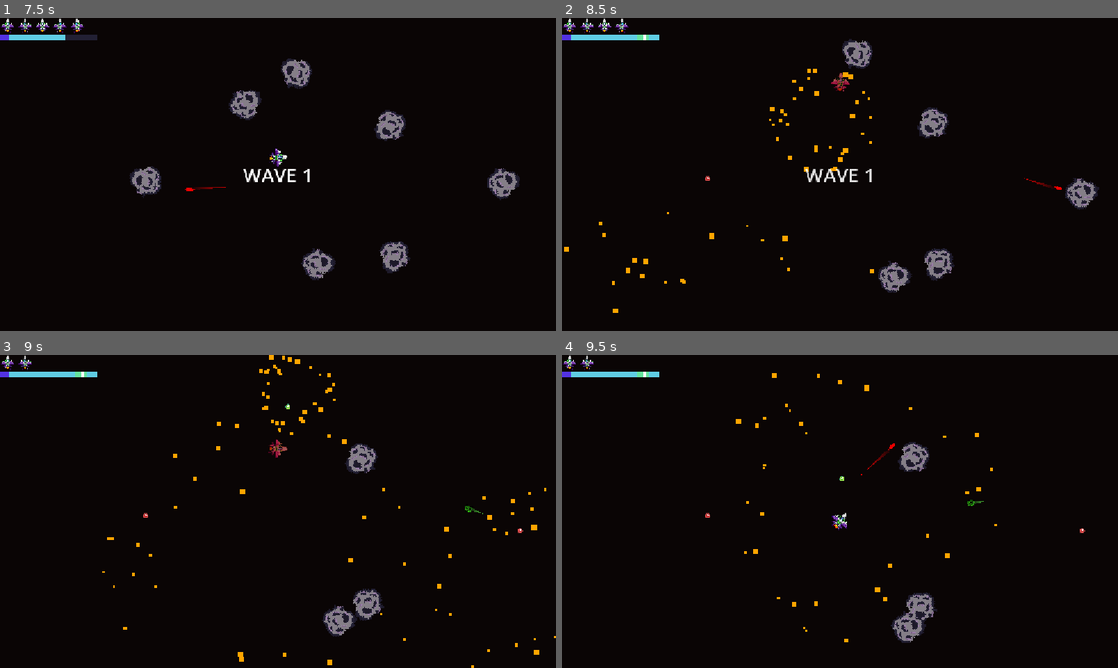
Above: before the commit, frames 1-4 (two rows, left to right).
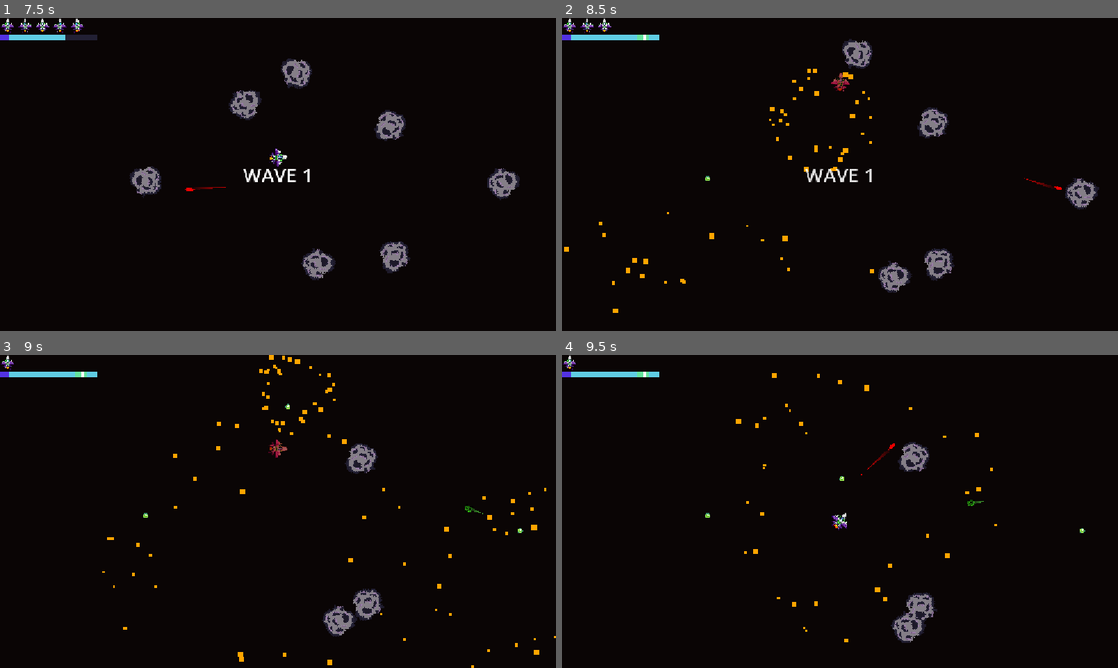
Above: after the commit, the same moments.

Repository: mvfflin/jet-shooter
Game: Godot game, scene res://scenes/opening_scene.tscn
Two runs of this game, one before a commit and one after it. Both use one fixed random seed, a clock stepped at 60 frames per second and the inputs below. Sound files missing from this copy of the repository are replaced by a short silence.
Inputs (mouse positions are in pixels of both pictures, inside the frame that each line leads up to):
- Up to frame 1 (7.5 s): tap Enter (ui_accept) at 0.5, 0.77, 1.25, 2, 4.52, 5 s; move the mouse to (400, 158) at 0.52 s; hold D (right) 0.53-1.25 s; click (400, 158) at 0.6 s; drag from (166, 190) to (250, 237) at 1.27 s; move the mouse to (333, 105) at 2.02 s; hold D (right) 2.03-2.75 s; click (333, 105) at 2.1 s; click "PLAY" at 2.75 s; drag from (250, 237) to (111, 127) at 3.52 s; move the mouse to (444, 221) at 4.27 s; hold A (left) 4.28-5 s; click (444, 221) at 4.35 s; drag from (111, 127) to (278, 174) at 5.02 s; move the mouse to (305, 174) at 5.77 s; hold S (down) 5.78-6.5 s; click (305, 174) at 5.85 s; drag from (194, 96) to (166, 190) at 6.52 s; move the mouse to (400, 158) at 7.27 s; hold W (up) from 7.28 s (still down); click (400, 158) at 7.35 s
- Up to frame 2 (8.5 s): tap Enter (ui_accept) at 7.52 s; release W (up) at 8 s; drag from (728, 190) to (856, 61) at 8.02 s
- Up to frame 3 (9 s): move the mouse to (333, 442) at 8.77 s; hold S (down) from 8.78 s (still down); click (333, 442) at 8.85 s
- Up to frame 4 (9.5 s): keep holding S (down)

Frame 1 is identical in both runs. In frame 2, less than 0.1% of the frame differs, in the area x 9-27%, y 0-52%; in frame 3, less than 0.1%, in the area x 3-95%, y 0-57%; in frame 4, less than 0.1%.

Commit message:
after-release-update-ast

Diff:
--- a/scripts/entities/asteroids/asteroids.gd
+++ b/scripts/entities/asteroids/asteroids.gd
@@ -156,7 +156,7 @@
 			get_parent().call_deferred("add_child", alien)
 
 func _try_spawn_hp() -> void:
-	if randf() <= 0.8:
+	if randf() <= 0.03:
 		if hp_orb_scene:
 			var hp_orb = hp_orb_scene.instantiate()
 			hp_orb.global_position = global_position
